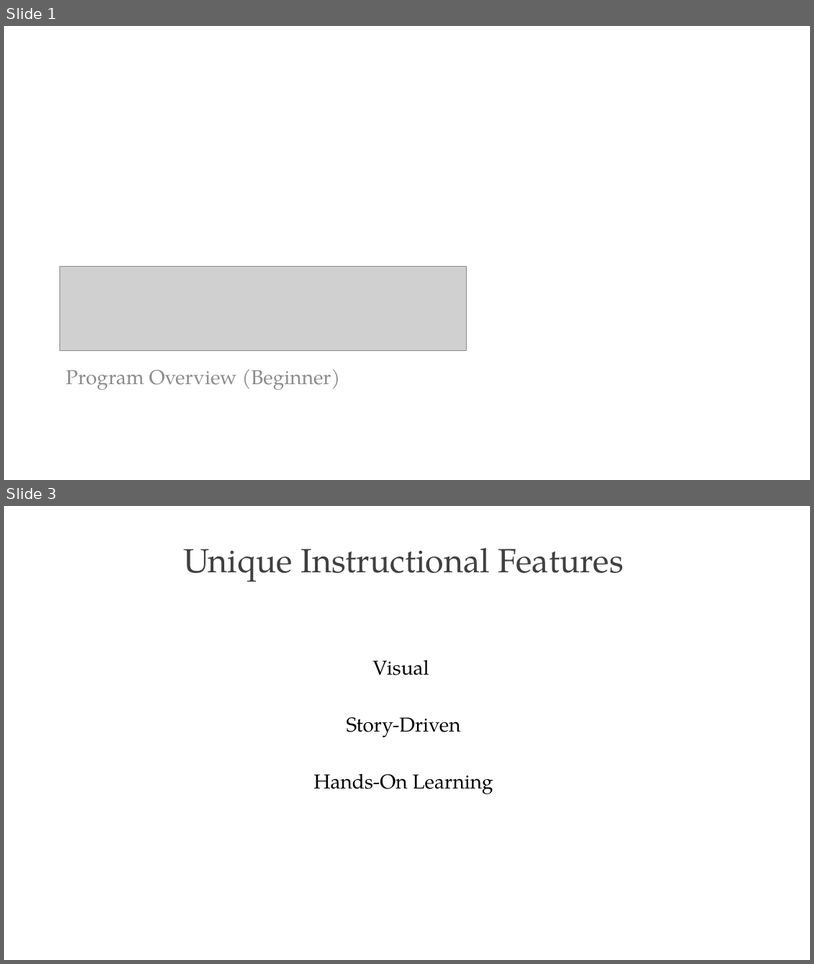
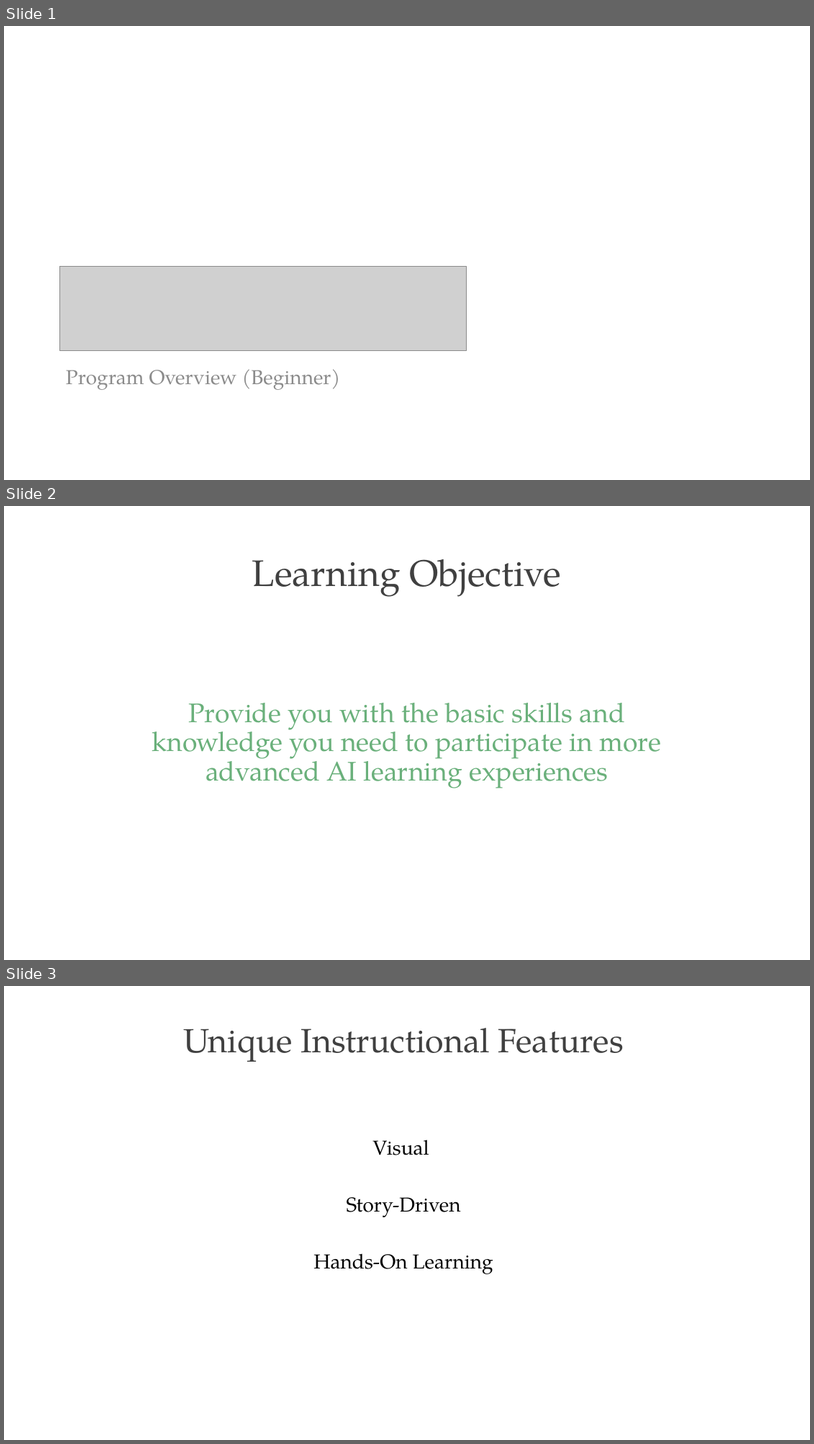
Before and after one commit to PracticumAI/what_is_ai, a slide deck: presentations/01_practicum_intro.pptx. Shown one above the other, each under a label of ours: slides 1 and 3 before the commit, slides 1, 2 and 3 after it; the slides between them are not shown. The pictures are 814x964 and 814x1444 pixels, drawn with LibreOffice and Linux fonts; fonts in the diff are those of the drawing; grey boxes stand for pictures. Boxes give left, top, right and bottom in pixels: in the first picture for what was removed or moved away, otherwise in the second. Text is boxed around its words. In the diff, an @@ line names an element or a change of style, - is before the commit and + after.

```diff
--- a/presentations/01_practicum_intro.pptx
+++ b/presentations/01_practicum_intro.pptx
@@ slide 2 added at <box>4,506,810,960</box>, background #FFFFFF @@
@@ title added at <box>252,559,561,597</box>, 44 pt, text #404040 @@
+Learning Objective
@@ text added at <box>152,703,662,788</box>, 32 pt, text #6AB07B @@
+Provide you with the basic skills and knowledge you need to participate in more advanced AI learning experiences
```
Also in this commit, not shown: 2 slides changed, 3 other slides added, 1 slide removed, 1 other file.
